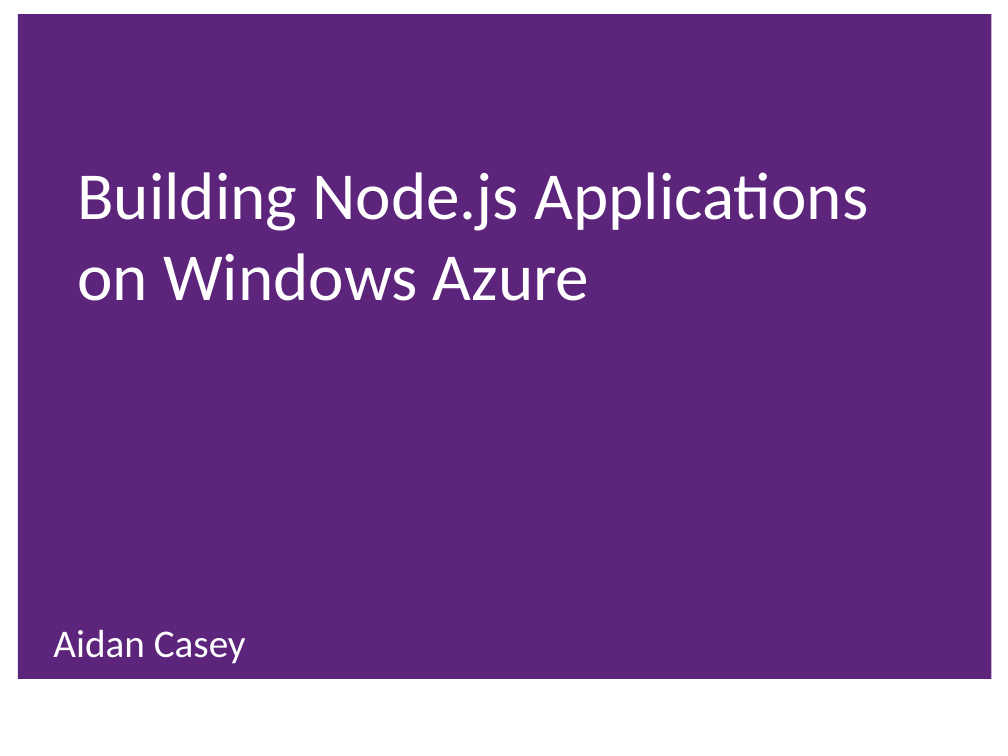
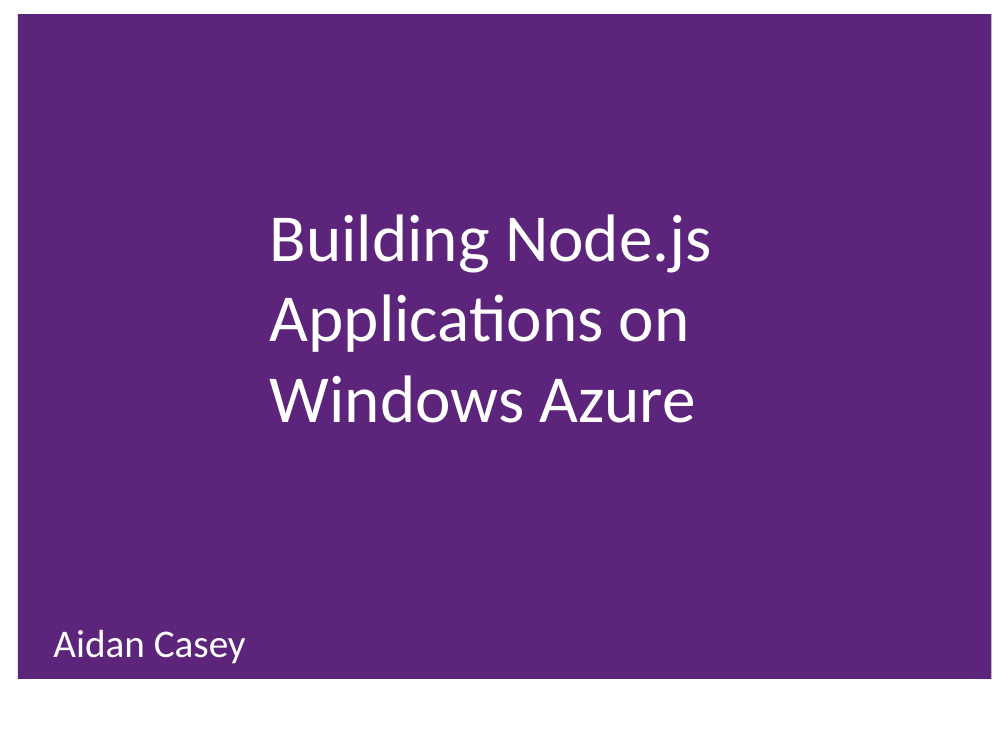
Before and after one commit to aidancasey/AzureNodeChatClient, a slide deck: slide 1 of presentation/Building Node.js Applications on Windows Azure.pptx. Drawn at 1008x756 pixels with LibreOffice and Linux fonts; fonts in the diff are those of the drawing; background and template pictures are left out. Boxes give left, top, right and bottom in pixels: in the first picture for what was removed or moved away, otherwise in the second. Text is boxed around its words. In the diff, an @@ line names an element or a change of style, - is before the commit and + after.

```diff
--- a/presentation/Building Node.js Applications on Windows Azure.pptx
+++ b/presentation/Building Node.js Applications on Windows Azure.pptx
@@ title "Building Node.js Applications on Windows ...": place and size @@
-title "Building Node.js Applications on Windows ..." at (77, 172, 868, 301)
+title "Building Node.js Applications on Windows ..." at (270, 214, 712, 423)
@@ title "Building Node.js Applications on Windows ..." at (270, 214, 712, 423): vertical alignment top to middle @@
```
Also in this commit, not shown: 2 other slides changed.
